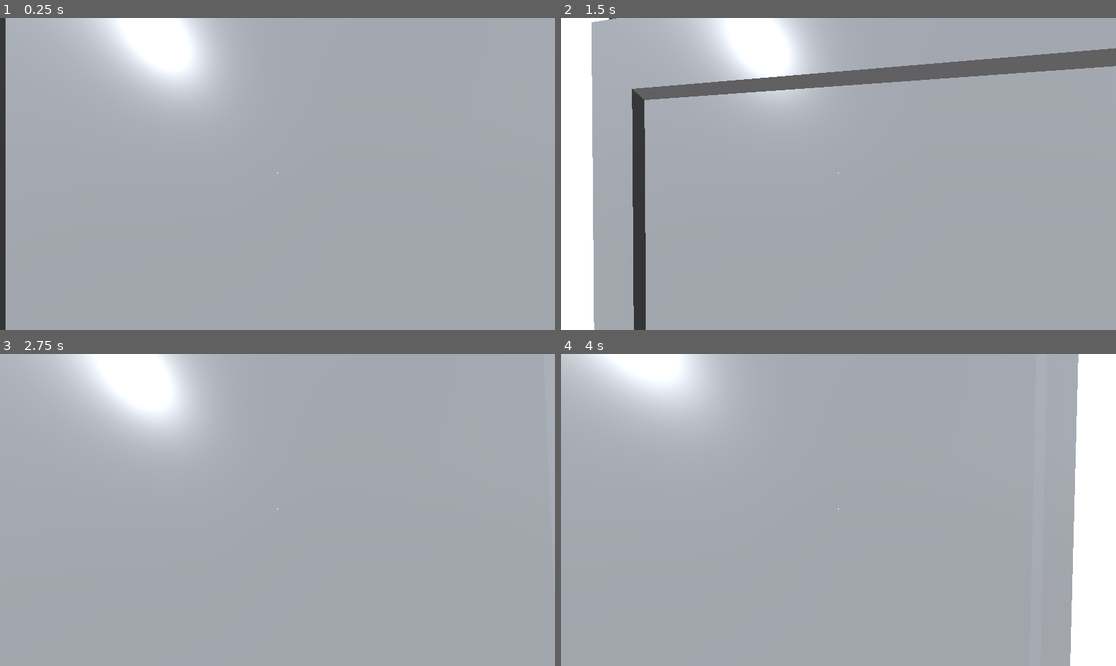
Above: before the commit, frames 1-4 (two rows, left to right).
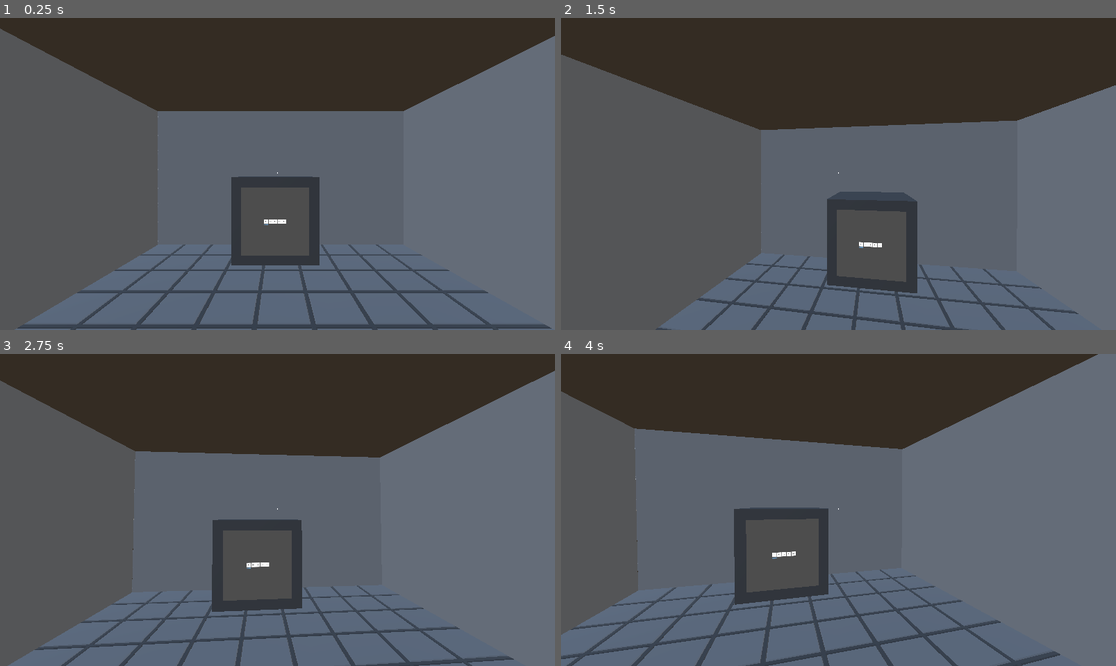
Above: after the commit, the same moments.

Repository: Martiriak/brackeys-feb-2026
Game: Godot game, scene res://levels/main.tscn
Two runs of this game, one before a commit and one after it. Both use one fixed random seed, a clock stepped at 60 frames per second and the inputs below. The engine's default icon, where the game draws it, is replaced by a stand-in: a white triangle on a blue panel in a dark square.
Inputs (mouse positions are in pixels of both pictures, inside the frame that each line leads up to):
- Up to frame 1 (0.25 s): no input
- Up to frame 2 (1.5 s): tap Enter (ui_accept) at 0.5 s; move the mouse to (866, 174) at 0.52 s; hold Up (ui_up) from 0.53 s (still down); tap E (interact) at 0.6 s; click (866, 174) at 0.67 s; tap Space (jump) at 0.77 s; move the mouse to (810, 174) at 1.27 s; tap Shift (run) at 1.35 s
- Up to frame 3 (2.75 s): keep holding Up (ui_up); tap Space (jump) at 1.52 s; tap Enter (ui_accept) at 2 s; move the mouse to (288, 503) at 2.02 s; tap E (interact) at 2.1 s
- Up to frame 4 (4 s): keep holding Up (ui_up); tap Enter (ui_accept) at 2.75 s; move the mouse to (832, 516) at 2.77 s; tap Shift (run) at 2.85 s; click (832, 516) at 2.92 s; tap Space (jump) at 3.02, 3.77 s; move the mouse to (877, 513) at 3.52 s; tap E (interact) at 3.6 s

The runs differ from the first frame. In frame 1, 100% of the frame differs, in the area x 0-100%, y 0-100%; in frame 2, 100%; in frame 3, 100%; in frame 4, 100%.

Commit message:
hub changed with collisions

Diff:
--- a/levels/Final_Levels/final_hub.tscn
+++ b/levels/Final_Levels/final_hub.tscn
@@ -2,19 +2,74 @@
 
 [ext_resource type="PackedScene" uid="uid://c3s0u5ds8snn5" path="res://scenes/hub.tscn" id="1_opvql"]
 
+[sub_resource type="BoxShape3D" id="BoxShape3D_hddnf"]
+resource_local_to_scene = true
+size = Vector3(0.07, 2.756897, 4.983)
+
+[sub_resource type="BoxShape3D" id="BoxShape3D_4srok"]
+resource_local_to_scene = true
+size = Vector3(0.052890778, 2.7175598, 4.9416847)
+
+[sub_resource type="BoxShape3D" id="BoxShape3D_utus3"]
+resource_local_to_scene = true
+size = Vector3(4.977188, 2.7680664, 0.09144592)
+
+[sub_resource type="BoxShape3D" id="BoxShape3D_jr57e"]
+resource_local_to_scene = true
+size = Vector3(4.7483253, 2.7041016, 0.091098785)
+
+[sub_resource type="BoxShape3D" id="BoxShape3D_opvql"]
+resource_local_to_scene = true
+size = Vector3(4.8489666, 0.086582005, 4.9349813)
+
 [sub_resource type="ProceduralSkyMaterial" id="ProceduralSkyMaterial_hddnf"]
 
-[sub_resource type="Sky" id="Sky_8oiou"]
+[sub_resource type="Sky" id="Sky_opvql"]
 sky_material = SubResource("ProceduralSkyMaterial_hddnf")
 
 [sub_resource type="Environment" id="Environment_4srok"]
 background_mode = 2
-sky = SubResource("Sky_8oiou")
-
-[sub_resource type="BoxShape3D" id="BoxShape3D_opvql"]
-size = Vector3(5.7369385, 3.869873, 5.7198334)
+sky = SubResource("Sky_opvql")
 
 [node name="FinalHub" type="Node3D" unique_id=1594104338]
+
+[node name="Collisions" type="Node3D" parent="." unique_id=1366651675]
+transform = Transform3D(1.2, 0, 0, 0, 1.2, 0, 0, 0, 1.2, 0, 0, 0)
+
+[node name="StaticBodyL" type="StaticBody3D" parent="Collisions" unique_id=42289980]
+transform = Transform3D(0.99999994, 0, 0, 0, 0.99999994, 0, 0, 0, 0.99999994, -2.4171379, 0, 0)
+
+[node name="CollisionShape3D" type="CollisionShape3D" parent="Collisions/StaticBodyL" unique_id=1985473224]
+transform = Transform3D(1, 0, 0, 0, 1, 0, 0, 0, 1, 0.052000046, 1.4361267, 0.019)
+shape = SubResource("BoxShape3D_hddnf")
+
+[node name="StaticBodyR" type="StaticBody3D" parent="Collisions" unique_id=2056469143]
+transform = Transform3D(0.99999994, 0, 0, 0, 0.99999994, 0, 0, 0, 0.99999994, 2.6636078, 0, 0)
+
+[node name="CollisionShape3D" type="CollisionShape3D" parent="Collisions/StaticBodyR" unique_id=1685839771]
+transform = Transform3D(1, 0, 0, 0, 1, 0, 0, 0, 1, -0.006757498, 1.3722382, 0.0162525)
+shape = SubResource("BoxShape3D_4srok")
+
+[node name="StaticBodyF" type="StaticBody3D" parent="Collisions" unique_id=1440166705]
+transform = Transform3D(0.9999998, 0, 0, 0, 0.9999998, 0, 0, 0, 0.9999998, 0, 0, -2.4949698)
+
+[node name="CollisionShape3D" type="CollisionShape3D" parent="Collisions/StaticBodyF" unique_id=396096773]
+transform = Transform3D(0.9999999, 0, 0, 0, 0.9999999, 0, 0, 0, 0.9999999, 0.122871205, 1.3669432, 0.028183222)
+shape = SubResource("BoxShape3D_utus3")
+
+[node name="StaticBodyB" type="StaticBody3D" parent="Collisions" unique_id=34706892]
+transform = Transform3D(0.99999994, 0, 0, 0, 0.99999994, 0, 0, 0, 0.99999994, 0, 0, 2.5237243)
+
+[node name="CollisionShape3D" type="CollisionShape3D" parent="Collisions/StaticBodyB" unique_id=1487295462]
+transform = Transform3D(1, 0, 0, 0, 1, 0, 0, 0, 1, 0.07728767, 1.3989258, -0.036481857)
+shape = SubResource("BoxShape3D_jr57e")
+
+[node name="StaticBodyT" type="StaticBody3D" parent="Collisions" unique_id=374402498]
+transform = Transform3D(0.99999994, 0, 0, 0, 0.99999994, 0, 0, 0, 0.99999994, 0, 2.7679667, 0)
+
+[node name="CollisionShape3D" type="CollisionShape3D" parent="Collisions/StaticBodyT" unique_id=896565495]
+transform = Transform3D(1, 0, 0, 0, 1, 0, 0, 0, 1, 0.13395593, -0.0006542206, 0.023643078)
+shape = SubResource("BoxShape3D_opvql")
 
 [node name="Node" parent="." unique_id=1315658809 instance=ExtResource("1_opvql")]
 transform = Transform3D(1.2, 0, 0, 0, 1.2, 0, 0, 0, 1.2, 0, 0, 0)
@@ -26,9 +81,3 @@
 transform = Transform3D(0.8094565, 0.39658567, -0.4330127, -0.15038374, 0.85286856, 0.5, 0.5675958, -0.3396102, 0.75, 0, 4.2686343, 0)
 light_energy = 0.5
 shadow_enabled = true
-
-[node name="StaticBody3D" type="StaticBody3D" parent="." unique_id=1962353988]
-
-[node name="CollisionShape3D" type="CollisionShape3D" parent="StaticBody3D" unique_id=1231350830]
-transform = Transform3D(1, 0, 0, 0, 1, 0, 0, 0, 1, 0.05218506, 1.4349365, 0.052833557)
-shape = SubResource("BoxShape3D_opvql")
